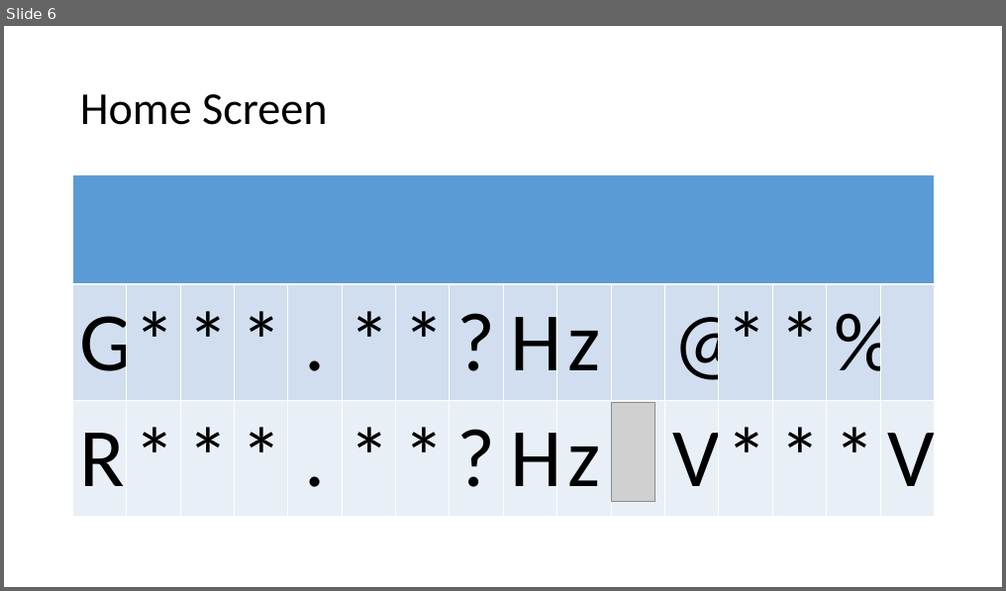
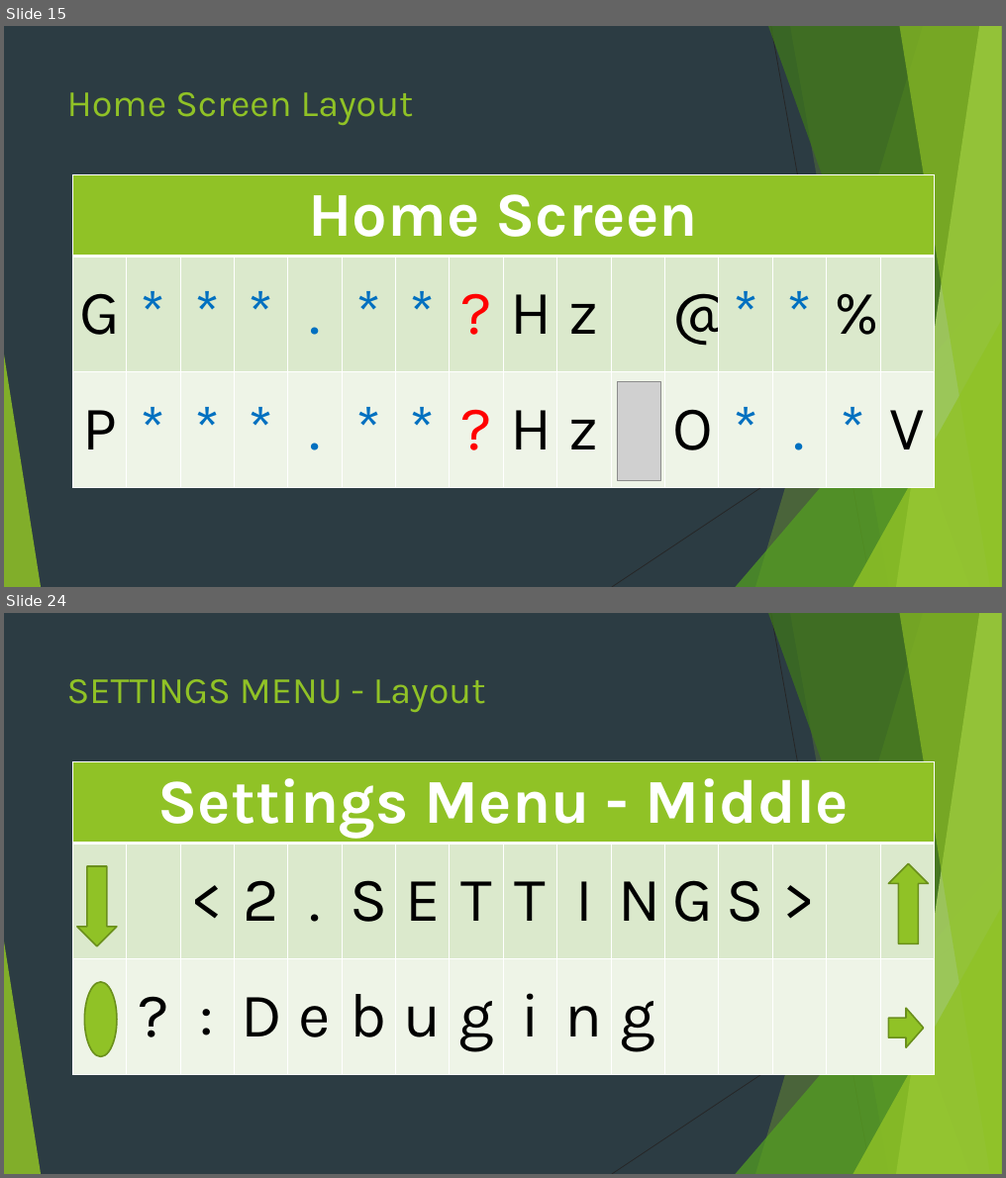
Before and after one commit to HYDROXY-RESEARCH-GROUP/H20-DECOMPOSITION, a slide deck: Display Output/Display Output.pptx. Shown one above the other, each under a label of ours: slide 6 before the commit, slides 15 and 24 after it; the slides between them are not shown. The pictures are 1006x591 and 1006x1178 pixels, drawn with LibreOffice and Linux fonts; fonts in the diff are those of the drawing; grey boxes stand for pictures. Boxes give left, top, right and bottom in pixels: in the first picture for what was removed or moved away, otherwise in the second. Text is boxed around its words. In the diff, an @@ line names an element or a change of style, - is before the commit and + after.

```diff
--- a/Display Output/Display Output.pptx
+++ b/Display Output/Display Output.pptx
@@ slide 24 added at box(4, 613, 1002, 1174), background #2C3C43; not listed: 10 template elements that a slide beside it also shows @@
@@ title added at box(67, 679, 486, 712), 36 pt, text #90C226 @@
+SETTINGS MENU - Layout
@@ table added at box(73, 762, 936, 1077), 3 rows, 16 columns @@
+Settings Menu - Middle |  |  |  |  |  |  |  |  |  |  |  |  |  |  | 
+ |  | < | 2 | . | S | E | T | T | I | N | G | S | > |  | 
+ | ? | : | D | e | b | u | g | i | n | g |  |  |  |  | 
@@ down arrow added at box(77, 866, 117, 947), fill #90C226, outline #6B901C 1.5 pt @@
@@ up arrow added at box(889, 863, 929, 944), fill #90C226, outline #6B901C 1.5 pt @@
@@ ellipse added at box(85, 982, 117, 1057), fill #90C226, outline #6B901C 1.5 pt @@
@@ right arrow added at box(889, 1008, 924, 1048), fill #90C226, outline #6B901C 1.5 pt @@
@@ what was slide 6 is now slide 15 @@
@@ slide 15 changed as well @@
@@ background #FFFFFF to #2C3C43 @@
@@ title "Home Screen Layout" at box(67, 92, 414, 125): vertical alignment middle to top @@
@@ title at box(67, 92, 414, 125): text changed; size 44 to 36 pt; font Calibri to Karla; text colour #000000 to #90C226 @@
-Home Screen
+Home Screen Layout
@@ table at box(73, 175, 936, 490) @@
-row 1, column 1: 
+row 1, column 1: Home Screen
-row 3: R | * | * | * | . | * | * | ? | H | z |  | V | * | * | * | V
+row 3: P | * | * | * | . | * | * | ? | H | z |  | O | * | . | * | V
@@ fill #5B9BD5 to #90C226 in row 1, column 1 @@
@@ fill #D2DEEF to #DBE9CD in row 2 @@
@@ fill #EAEFF7 to #EEF4E8 in row 3 @@
@@ size 80 to 60 pt, font Calibri to Karla in "G", "*", "*", "*" and 22 more places @@
@@ text colour #000000 to #0070C0 in "*", "*", "*", "." and 12 more places @@
@@ text colour #000000 to #FF0000 in "?", "?" @@
@@ group added at box(4, 26, 1002, 587): 5 freeform shapes, 3 triangles, 2 lines @@
@@ picture: place and size @@
-picture at box(611, 402, 654, 501)
+picture at box(617, 382, 660, 481)
```
Also in this commit, not shown: 4 other slides changed, 21 other slides added, 2 slides removed, 34 other files.
